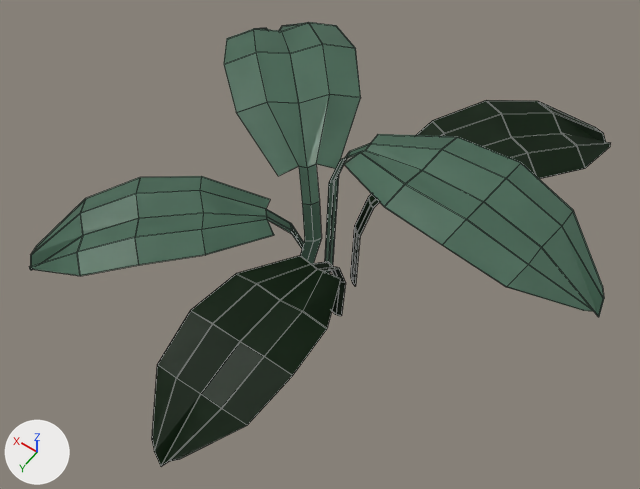
One commit to the Blender file TeamProject/BlenderFiles/foliage.blend: the scene before it, then after it.
Both versions are drawn from a 50 mm camera at (-2.73, 3.84, 7.2) aimed at (-0.05, 0.09, 1.31). Lighting does not change. The marker at lower left points along +X, +Y and +Z. Mesh edges are drawn as thin lines.

In view in the first picture: 'leaf', 'leaf.001', 'leaf.002', 'leaf.003', 'leaf.004'.
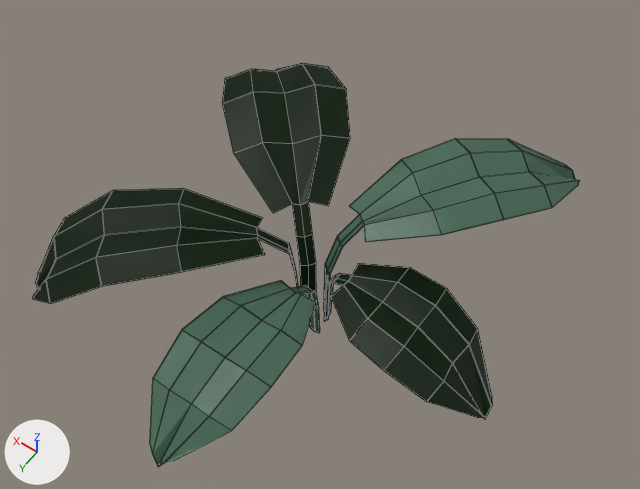
What differs and where, as boxes (x1, y1, x2, y2) in the pictures (640 x 489 px):
'leaf', recoloured, reshaped, moved (40% narrower, 14% shorter)
    before: (325, 134, 604, 317)
    after: (324, 263, 492, 420)
'leaf.004', recoloured, moved
    before: (350, 100, 611, 286)
    after: (323, 138, 580, 320)
'leaf.001', recoloured, reshaped, moved (12% narrower, 11% shorter)
    before: (152, 255, 346, 466)
    after: (150, 280, 320, 467)
'leaf.003', recoloured, reshaped, moved (7% narrower)
    before: (224, 22, 361, 264)
    after: (222, 63, 350, 297)
'leaf.002', recoloured, reshaped, moved (green to black)
    before: (29, 176, 304, 276)
    after: (33, 188, 298, 304)

What changed in the scene script:
```text
Change me_plane:
    used by ob_leaf_001; parent = ob_plant; location = (-0.175, -0.252, -0.439); scale = (0.493, 1.0, 1.0)
    remove me_plane.from_pydata(...)  # 148 vertices, 96 faces; spans x -1.0..1.0, y 0.21..2.54, z 0.69..1.97
    remove me_plane.materials.append(mat_material_001)  # black #022601
    add me_plane.from_pydata(...)  # 148 vertices, 96 faces; spans x -0.63..1.18, y 0.37..2.44, z 0.74..1.92
    me_plane part 1: 148 of 148 vertices moved; they spanned x -1.0..1.0, y 0.21..2.54, z 0.69..1.97 and now span x -0.63..1.18, y 0.37..2.44, z 0.74..1.92; mean shift (0.27, 0.04, -0.03); largest move (-1.0, 1.56, 1.91) -> (-0.63, 1.55, 1.87)
    add me_plane.materials.append(mat_material)  # green #658c76
Change me_plane_001:
    used by ob_leaf_002; parent = ob_plant; location = (-0.0963, -0.151, -0.245); rotation_euler = (-0.0577, 0.0576, -0.825), in degrees (-3.3, 3.3, -47); scale = (0.493, 1.0, 1.0)
    remove me_plane_001.from_pydata(...)  # 148 vertices, 96 faces; spans x -1.0..1.0, y 0.21..2.59, z 0.54..1.97
    remove me_plane_001.materials.append(mat_material)  # green #658c76
    add me_plane_001.from_pydata(...)  # 148 vertices, 96 faces; spans x -1.16..0.83, y 0.29..2.6, z 0.61..2.19
    me_plane_001 part 2: 148 of 148 vertices moved; they spanned x -1.0..1.0, y 0.21..2.59, z 0.54..1.97 and now span x -1.16..0.83, y 0.29..2.6, z 0.61..2.19; mean shift (-0.07, 0.11, 0.08); largest move (-0.5, 1.58, 1.97) -> (-0.67, 1.86, 2.15)
    add me_plane_001.materials.append(mat_material_001)  # black #022601
Change me_plane_002:
    used by ob_leaf_003; parent = ob_plant; location = (-0.137, 0.259, 0.15); rotation_euler = (0.0, 0.0, -2.357), in degrees (0, 0, -135); scale = (0.493, 1.0, 1.0)
    remove me_plane_002.from_pydata(...)  # 148 vertices, 96 faces; spans x -1.11..1.23, y 0.21..2.57, z 0.18..2.08
    remove me_plane_002.materials.append(mat_material)  # green #658c76
    add me_plane_002.from_pydata(...)  # 148 vertices, 96 faces; spans x -1.14..1.2, y 0.31..2.68, z 0.15..1.79
    me_plane_002 part 3: 148 of 148 vertices moved; they spanned x -1.11..1.23, y 0.21..2.57, z 0.18..2.08 and now span x -1.14..1.2, y 0.31..2.68, z 0.15..1.79; mean shift (-0.01, 0.11, -0.28); largest move (0.16, 2.57, 1.58) -> (0.09, 2.68, 1.22)
    add me_plane_002.materials.append(mat_material_001)  # black #022601
Change me_plane_003:
    where me_plane_003.from_pydata(...)  # 148 vertices, 96 faces; spans x -0.98..0.98, y 0.21..2.59, z 0.27..1.97
    used by ob_leaf_004; parent = ob_plant; location = (-0.05, -0.106, 0.00132); rotation_euler = (0.0, 0.0, 2.517), in degrees (0, 0, 144); scale = (0.493, 1.0, 1.0)
    remove me_plane_003.materials.append(mat_material_001)  # black #022601
    me_plane_003 part 4: the whole mesh is moved by (0.19, -0.28, 0.0)
    add me_plane_003.materials.append(mat_material)  # green #658c76
Change me_plane_004:
    used by ob_leaf; parent = ob_plant; location = (0.257, -0.244, 0.59); rotation_euler = (0.0, 0.0, 1.49), in degrees (0, 0, 85); scale = (0.493, 1.0, 1.0)
    remove me_plane_004.from_pydata(...)  # 148 vertices, 96 faces; spans x -1.0..1.0, y 0.11..2.59, z -0.29..1.97
    remove me_plane_004.materials.append(mat_material)  # green #658c76
    add me_plane_004.from_pydata(...)  # 148 vertices, 96 faces; spans x -0.51..1.48, y 0.3..2.16, z -0.2..0.93
    me_plane_004 part 5: 148 of 148 vertices moved; they spanned x -1.0..1.0, y 0.11..2.59, z -0.29..1.97 and now span x -0.51..1.48, y 0.3..2.16, z -0.2..0.93; mean shift (0.42, -0.07, -0.91); largest move (0.0, 2.59, 1.47) -> (0.53, 2.15, 0.27)
    add me_plane_004.materials.append(mat_material_001)  # black #022601
Change ob_leaf_001:
    ob_leaf_001.location: (-0.175, -0.252, -0.439) -> (-0.179, -0.199, -0.679)
Change ob_leaf_002:
    ob_leaf_002.location: (-0.0963, -0.151, -0.245) -> (-0.101, -0.0982, -0.485)
Change ob_leaf_003:
    ob_leaf_003.location: (-0.137, 0.259, 0.15) -> (-0.142, 0.311, -0.0905)
Change ob_leaf_004:
    ob_leaf_004.location: (-0.05, -0.106, 0.00132) -> (-0.0543, -0.0531, -0.239)
Change ob_leaf:
    ob_leaf.location: (0.257, -0.244, 0.59) -> (0.247, -0.144, 0.243)
```
